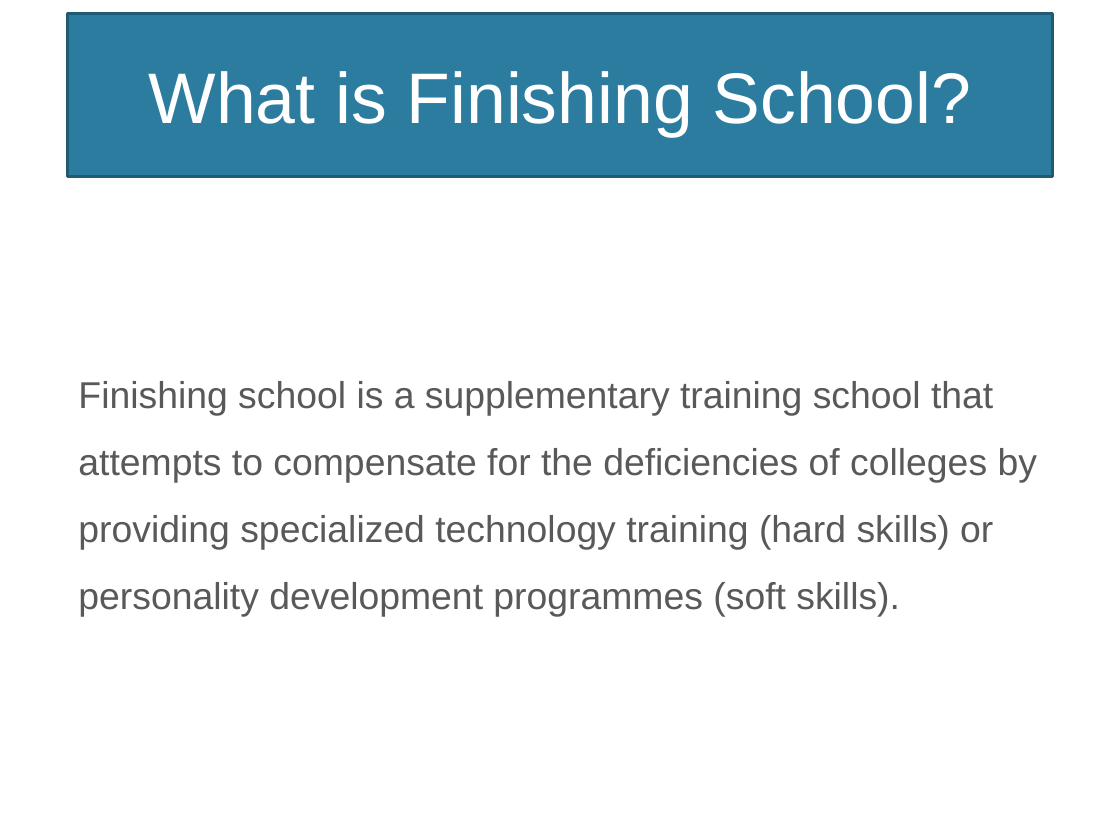
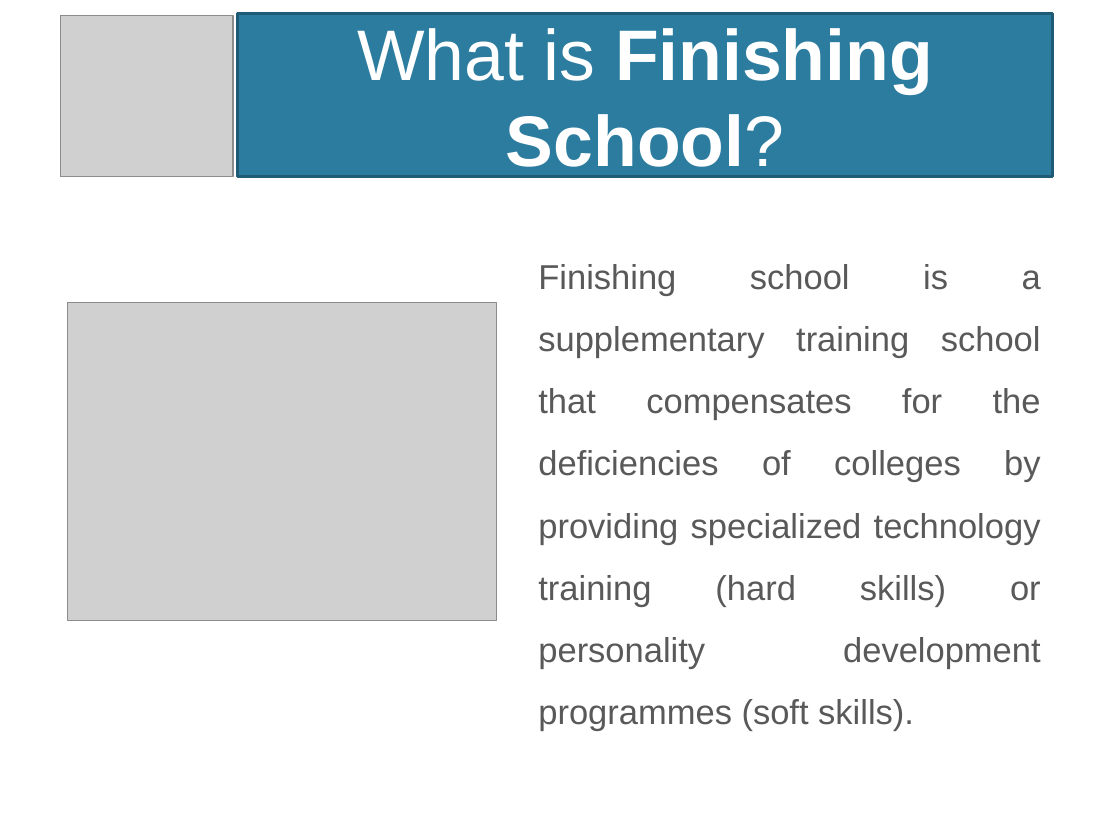
Before and after one commit to NarayanMahadevan/MakeTechEzResources, a slide deck: slide 9 of Documents/MakeTechEzTrainingProgramme.pptx (slide 7 before the commit). Drawn at 1120x840 pixels with LibreOffice and Linux fonts; fonts in the diff are those of the drawing; grey boxes stand for pictures; background and template pictures are left out. Boxes give left, top, right and bottom in pixels: in the first picture for what was removed or moved away, otherwise in the second. Text is boxed around its words. In the diff, an @@ line names an element or a change of style, - is before the commit and + after.

```diff
--- a/Documents/MakeTechEzTrainingProgramme.pptx
+++ b/Documents/MakeTechEzTrainingProgramme.pptx
@@ picture added at (60,16,233,177) @@
@@ title "What is Finishing School?": place and size @@
-title "What is Finishing School?" at (67,13,1053,177)
+title "What is Finishing School?" at (237,13,1052,177)
@@ title "What is Finishing School?" at (237,13,1052,177): bold on in "Finishing School?" @@
@@ text at (538,264,1041,731): text changed; size 24 to 22.2 pt @@
-Finishing school is a supplementary training school that attempts to compensate for the deficiencies of colleges by providing specialized technology training (hard skills) or personality development programmes (soft skills).
+Finishing school is a supplementary training school that compensates for the deficiencies of colleges by providing specialized technology training (hard skills) or personality development programmes (soft skills).
@@ picture added at (67,302,496,620) @@
```
Also in this commit, not shown: 10 other slides changed, 15 slides added, 7 slides removed, 17 other files.
